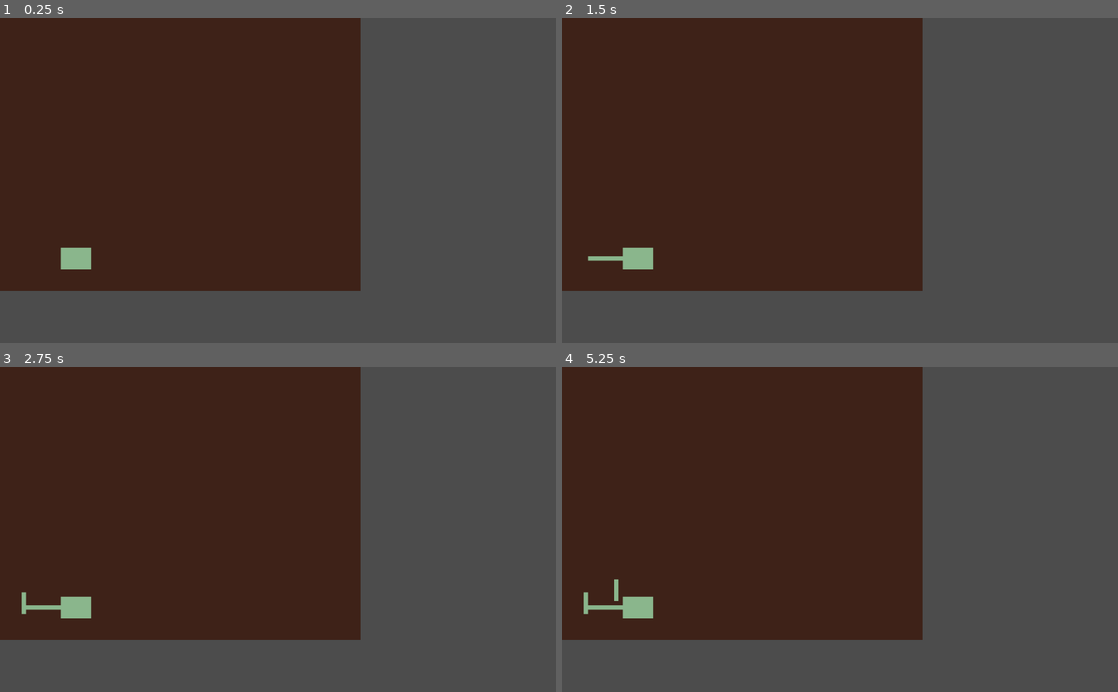
Above: before the commit, frames 1-4 (two rows, left to right).
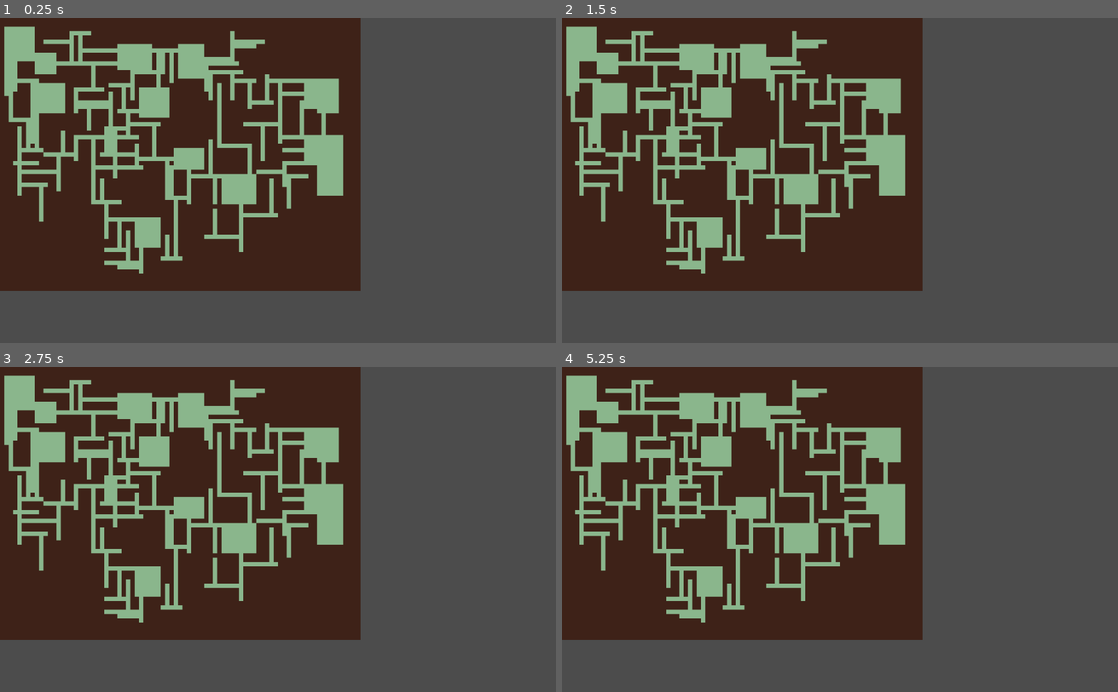
Above: after the commit, the same moments.

Repository: AnaNymus/roguelike
Game: Godot game, scene res://scenes/map_generator.tscn
Two runs of this game, one before a commit and one after it. Both use one fixed random seed, a clock stepped at 60 frames per second and the inputs below. This scene is started directly instead of the project's main scene.
Inputs:
- Up to frame 1 (0.25 s): no input
- Up to frame 2 (1.5 s): tap Enter at 0.5 s; hold Right (ui_right) 0.53-1.28 s; hold Space (ui_select) 0.53-1.28 s; hold Down (ui_down) from 1.28 s (still down); tap Space (ui_select) at 1.35 s
- Up to frame 3 (2.75 s): tap Space (ui_select) at 1.52, 1.82 s; tap Enter at 2 s; release Down (ui_down) at 2.03 s; hold Right (ui_right) from 2.03 s (still down); hold Space (ui_select) from 2.03 s (still down)
- Up to frame 4 (5.25 s): release Right (ui_right) at 2.78 s; release Space (ui_select) at 2.78 s; hold Up (ui_up) 2.78-3.53 s; tap Space (ui_select) at 2.85, 3.02, 3.32, 4.35, 4.52, 4.82 s; tap Enter at 3.5 s; hold Space (ui_select) 3.53-4.28 s; hold Left (ui_left) 3.53-5.03 s; hold Down (ui_down) from 5.03 s (still down); hold Space (ui_select) from 5.03 s (still down)

The runs differ from the first frame. In frame 1, 15% of the frame differs, in the area x 0-62%, y 2-79%; in frame 2, 15%; in frame 3, 15%; in frame 4, 15%.

Commit message:
basic map generator works now

Diff:
--- a/scripts/map_generator.gd
+++ b/scripts/map_generator.gd
@@ -4,27 +4,18 @@
 const SOUTH = 1
 const EAST = 2
 const WEST = 3
-# Declare member variables here. Examples:
-# var a = 2
-# var b = "text"
+
 var map
 
-
-
 var params
-## example feature dict
-#var feat = {
-#	"type": "corridor_NS",
-#	"topleft": Vector2(4, 3),
-#	"bottomright": Vector2(4, 7)
-#	}
-
+
+#var f
 
 # Called when the node enters the scene tree for the first time.
 func _ready():
 	randomize()
 	map = self.get_node("TileMap")
-	generate_map(Vector2(80, 60), 1, 4, 8)
+	generate_map(Vector2(80, 60), 3, 4, 8)
 
 
 # generate map of size sz
@@ -32,15 +23,13 @@
 # mindim minD
 # maxdim maxD
 func generate_map(sz, c, minD, maxD):
-	var p = {
-		"mapsize": sz,
+	params = {
+		"mapsize": sz - Vector2(1, 1),
 		"connectivity": c,
 		"minDim": minD,
 		"maxDim": maxD
 		}
 
-	params = p
-
 	for x in range(sz.x):
 		for y in range(sz.y):
 			map.set_cellv(Vector2(x, y), 1)
@@ -52,41 +41,39 @@
 
 
 	# this is the position of the top left corner
-	var x_pos = (randi()%(int(sz.x - x_sz)))
-	var y_pos = (randi()%(int(sz.y - y_sz)))
-	print(str(x_pos) + " " + str(y_pos))
-
+	#var x_pos = (randi()%(int(sz.x - x_sz)))
+	#var y_pos = (randi()%(int(sz.y - y_sz)))
+	var x_pos = int(sz.x/2)
+	var y_pos = int(sz.y/2)
 
 	var feat = {
 		"type": "room",
-		"topleft": Vector2(x_pos, y_pos),
-		"bottomright": Vector2(x_pos + x_sz, y_pos + y_sz)
+		"top": y_pos,
+		"bottom": y_pos + y_sz,
+		"left": x_pos,
+		"right": x_pos + x_sz
 	}
 
-	print(feat)
-
 	draw_feature(feat)
 
-	propagate(feat, p)
-
-
+	var f = propagate(feat)
+
+	print(get_percent_open())
 
 # feat is feature
 # params is dict of sz, c, minD, maxD
-func propagate(feat, params):
+func propagate(feat):
 	# repeat to the degree of connectivity
-	var cont = true
-	while cont:
-	#for i in range(params["connectivity"]):
-		yield(get_tree().create_timer(1.0), "timeout")
+	#var cont = true
+	#while cont:
+	for i in range(params["connectivity"]):
+		#yield(get_tree().create_timer(0.2), "timeout")
 
 		# pick a wall
 		var face
 
 		var newFeat = {
-			"type":"none",
-			"topleft": Vector2(0, 0),
-			"bottomright":Vector2(0, 0)
+			"type":"none"
 			}
 
 		if feat["type"] == "room":
@@ -103,42 +90,55 @@
 
 				#place it on the side of the old feature
 				if face == NORTH:
-					var top = feat["topleft"].y - 1 - size.y
-					var bottom = feat["topleft"].y - 1
-
-					var left = randi()%(int(feat["bottomright"].x - (feat["topleft"].x - size.x + 1))) + feat["topleft"].x - size.x + 1
+					var top = feat["top"] - 1 - size.y
+					var bottom = feat["top"] - 1
+
+					var left = randi()%(int(feat["right"] - (feat["left"] - size.x + 1))) + feat["left"] - size.x + 1
 					var right = left + size.x
 
-					newFeat["topleft"] = Vector2(left, top)
-					newFeat["bottomright"] = Vector2(right, bottom)
+					newFeat["top"] = top
+					newFeat["bottom"] = bottom
+
+					newFeat["left"] = left
+					newFeat["right"] = right
+
 				elif face == SOUTH:
-					var top = feat["bottomright"].y + 1
-					var bottom = feat["bottomright"].y + 1 + size.y
-
-					var left = randi()%(int(feat["bottomright"].x - (feat["topleft"].x - size.x + 1))) + feat["topleft"].x - size.x + 1
+					var top = feat["bottom"] + 1
+					var bottom = feat["bottom"] + 1 + size.y
+
+					var left = randi()%(int(feat["right"] - (feat["left"] - size.x + 1))) + feat["left"] - size.x + 1
 					var right = left + size.x
 
-					newFeat["topleft"] = Vector2(left, top)
-					newFeat["bottomright"] = Vector2(right, bottom)
+					newFeat["top"] = top
+					newFeat["bottom"] = bottom
+
+					newFeat["left"] = left
+					newFeat["right"] = right
 				elif face == EAST:
-					var top = randi()%(int(feat["bottomright"].y - (feat["topleft"].y - size.y + 1))) + feat["topleft"].y - size.y + 1
+					var top = randi()%(int(feat["bottom"] - (feat["top"] - size.y + 1))) + feat["top"] - size.y + 1
 					var bottom = top + size.y
 
-					var left = feat["bottomright"].x + 1
+					var left = feat["right"] + 1
 					var right = left + size.x
 
-					newFeat["topleft"] = Vector2(left, top)
-					newFeat["bottomright"] = Vector2(right, bottom)
+					newFeat["top"] = top
+					newFeat["bottom"] = bottom
+
+					newFeat["left"] = left
+					newFeat["right"] = right
+
 				elif face == WEST:
-					var top = randi()%(int(feat["bottomright"].y - (feat["topleft"].y - size.y + 1))) + feat["topleft"].y - size.y + 1
+					var top = randi()%(int(feat["bottom"] - (feat["top"] - size.y + 1))) + feat["top"] - size.y + 1
 					var bottom = top + size.y
 
-					var right = feat["topleft"].x - 1
+					var right = feat["left"] - 1
 					var left = right - size.x
 
-					newFeat["topleft"] = Vector2(left, top)
-					newFeat["bottomright"] = Vector2(right, bottom)
-
+					newFeat["top"] = top
+					newFeat["bottom"] = bottom
+
+					newFeat["left"] = left
+					newFeat["right"] = right
 
 
 			else: # make new feat a corridor
@@ -147,21 +147,28 @@
 
 					var length = randi()%(params["maxDim"]-params["minDim"]) + params["minDim"]
 
-					var left = randi()%(int(feat["bottomright"].x - feat["topleft"].x)) + feat["topleft"].x
+					var left = randi()%(int(feat["right"] - feat["left"])) + feat["left"]
 
 					if face == NORTH:
-						var top = feat["topleft"].y-1-length
-						var bottom = feat["topleft"].y - 1
-
-						newFeat["topleft"] = Vector2(left, top)
-						newFeat["bottomright"] = Vector2(left, bottom)
+						var top = feat["top"]-1-length
+						var bottom = feat["top"] - 1
+
+						newFeat["top"] = top
+						newFeat["bottom"] = bottom
+
+						newFeat["left"] = left
+						newFeat["right"] = left
+
 
 					elif face == SOUTH:
-						var top = feat["bottomright"].y+1
-						var bottom = feat["bottomright"].y+1+length
-
-						newFeat["topleft"] = Vector2(left, top)
-						newFeat["bottomright"] = Vector2(left, bottom)
+						var top = feat["bottom"]+1
+						var bottom = feat["bottom"]+1+length
+
+						newFeat["top"] = top
+						newFeat["bottom"] = bottom
+
+						newFeat["left"] = left
+						newFeat["right"] = left
 
 
 				else:
@@ -169,20 +176,28 @@
 
 					var length = randi()%(params["maxDim"]-params["minDim"]) + params["minDim"]
 
-					var top = randi()%(int(feat["bottomright"].y-feat["topleft"].y)) + feat["topleft"].y
+					var top = randi()%(int(feat["bottom"]-feat["top"])) + feat["top"]
 
 					if face == EAST:
-						var left = feat["bottomright"].x + 1
-						var right = feat["bottomright"].x + 1 + length
-
-						newFeat["topleft"] = Vector2(left, top)
-						newFeat["bottomright"] = Vector2(right, top)
+						var left = feat["right"] + 1
+						var right = feat["right"] + 1 + length
+
+						newFeat["top"] = top
+						newFeat["bottom"] = top
+
+						newFeat["left"] = left
+						newFeat["right"] = right
+
 					elif face == WEST:
-						var left = feat["topleft"].x - 1 - length
-						var right = feat["topleft"].x - 1
-
-						newFeat["topleft"] = Vector2(left, top)
-						newFeat["bottomright"] = Vector2(right, top)
+						var left = feat["left"] - 1 - length
+						var right = feat["left"] - 1
+
+						newFeat["top"] = top
+						newFeat["bottom"] = top
+
+						newFeat["left"] = left
+						newFeat["right"] = right
+
 
 
 
@@ -198,30 +213,41 @@
 
 					if randi()%4 == 1:
 						newFeat["type"] = "corridor_NS"
-						newFeat["topleft"] = Vector2(feat["topleft"].x, feat["topleft"].y - 1 - length)
-						newFeat["bottomright"] = Vector2(feat["topleft"].x, feat["topleft"].y - 1)
+
+						newFeat["top"] = feat["top"] - 1 - length
+						newFeat["bottom"] = feat["top"] - 1
+
+						newFeat["left"] = feat["left"]
+						newFeat["right"] = feat["left"]
+
+
 					else:
 						newFeat["type"] = "corridor_EW"
 
-						var left = feat["topleft"].x - randi()%(length)
-
-						newFeat["topleft"] = Vector2(left, feat["topleft"].y - 1)
-						newFeat["bottomright"] = Vector2(left + length, feat["topleft"].y - 1)
-
+						var left = feat["left"] - randi()%(length)
+
+						newFeat["top"] = feat["top"] - 1
+						newFeat["bottom"] = feat["top"] - 1
+
+						newFeat["left"] = left
+						newFeat["right"] = left + length
 
 				else: # room
 					newFeat["type"] = "room"
 
 					var size = Vector2(((randi()%(params["maxDim"]-params["minDim"])) + params["minDim"]), ((randi()%(params["maxDim"]-params["minDim"])) + params["minDim"]))
 
-					var left = feat["topleft"].x - randi()%int(size.x)
+					var left = feat["left"] - randi()%int(size.x)
 					var right = left + size.x
 
-					var bottom = feat["topleft"].y - 1
+					var bottom = feat["top"] - 1
 					var top = bottom - size.y
 
-					newFeat["topleft"] = Vector2(left, top)
-					newFeat["bottomright"] = Vector2(right, bottom)
+					newFeat["top"] = top
+					newFeat["bottom"] = bottom
+
+					newFeat["left"] = left
+					newFeat["right"] = right
 
 
 			elif face == SOUTH:
@@ -232,15 +258,24 @@
 
 					if randi()%4 == 1:
 						newFeat["type"] = "corridor_NS"
-						newFeat["topleft"] = Vector2(feat["topleft"].x, feat["bottomright"].y + 1)
-						newFeat["bottomright"] = Vector2(feat["topleft"].x, feat["bottomright"].y + 1 + length)
+
+						newFeat["top"] = feat["bottom"] + 1
+						newFeat["bottom"] = feat["bottom"] + 1 + length
+
+						newFeat["left"] = feat["left"]
+						newFeat["right"] = feat["left"]
+
 					else:
 						newFeat["type"] = "corridor_EW"
 
-						var left = feat["topleft"].x - randi()%(length)
-
-						newFeat["topleft"] = Vector2(left, feat["topleft"].y + 1)
-						newFeat["bottomright"] = Vector2(left + length, feat["topleft"].y + 1 + length)
+						var left = feat["left"] - randi()%(length)
+
+						newFeat["top"] = feat["bottom"] + 1
+						newFeat["bottom"] = feat["bottom"] + 1
+
+						newFeat["left"] = left
+						newFeat["right"] = left + length
+
 
 
 				else: # room
@@ -248,14 +283,17 @@
 
 					var size = Vector2(((randi()%(params["maxDim"]-params["minDim"])) + params["minDim"]), ((randi()%(params["maxDim"]-params["minDim"])) + params["minDim"]))
 
-					var left = feat["topleft"].x - randi()%int(size.x)
+					var left = feat["left"] - randi()%int(size.x)
 					var right = left + size.x
 
-					var bottom = feat["topleft"].y + 1 + size.y
-					var top = feat["topleft"].y + 1
-
-					newFeat["topleft"] = Vector2(left, top)
-					newFeat["bottomright"] = Vector2(right, bottom)
+					var bottom = feat["top"] + 1 + size.y
+					var top = feat["top"] + 1
+
+					newFeat["top"] = top
+					newFeat["bottom"] = bottom
+
+					newFeat["left"] = left
+					newFeat["right"] = right
 			elif face == EAST:
 				## TODO: something is wrong with this
 
@@ -263,14 +301,17 @@
 				newFeat["type"] = "corridor_EW"
 				var length = randi()%(params["maxDim"]-params["minDim"]) + params["minDim"]
 
-				var left = feat["topleft"].x + 1
+				var left = feat["left"] + 1
 				var right = left + length
 
-				var top = randi()%(int(feat["bottomright"].y - feat["topleft"].y)) + feat["topleft"].y
+				var top = randi()%(int(feat["bottom"] - feat["top"])) + feat["top"]
 				var bottom = top
 
-				newFeat["topleft"] = Vector2(left, top)
-				newFeat["bottomright"] = Vector2(right, bottom)
+				newFeat["top"] = top
+				newFeat["bottom"] = bottom
+
+				newFeat["left"] = left
+				newFeat["right"] = right
 
 			elif face == WEST:
 				## TODO: something is wrong with this
@@ -279,14 +320,17 @@
 				newFeat["type"] = "corridor_EW"
 				var length = randi()%(params["maxDim"]-params["minDim"]) + params["minDim"]
 
-				var right = feat["topleft"].x - 1
-				var left = right + length
-
-				var top = randi()%(int(feat["bottomright"].y - feat["topleft"].y)) + feat["topleft"].y
+				var right = feat["left"] - 1
+				var left = right - length
+
+				var top = randi()%(int(feat["bottom"] - feat["top"])) + feat["top"]
 				var bottom = top
 
-				newFeat["topleft"] = Vector2(left, top)
-				newFeat["bottomright"] = Vector2(right, bottom)
+				newFeat["top"] = top
+				newFeat["bottom"] = bottom
+
+				newFeat["left"] = left
+				newFeat["right"] = right
 
 		elif feat["type"] == "corridor_EW":
 			face = randi()%4
@@ -296,25 +340,32 @@
 				newFeat["type"] = "corridor_NS"
 				var length = randi()%(params["maxDim"]-params["minDim"]) + params["minDim"]
 
-				var bottom = feat["topleft"].y-1
+				var bottom = feat["top"]-1
 				var top = bottom - length
 
-				var left = randi()%(int(feat["bottomright"].x - feat["topleft"].x)) + feat["topleft"].x
-
-				newFeat["topleft"] = Vector2(left, top)
-				newFeat["bottomright"] = Vector2(left, bottom)
+				var left = randi()%(int(feat["right"] - feat["left"])) + feat["left"]
+
+				newFeat["top"] = top
+				newFeat["bottom"] = bottom
+
+				newFeat["left"] = left
+				newFeat["right"] = left
 
 			elif face == SOUTH:
 				newFeat["type"] = "corridor_NS"
 				var length = randi()%(params["maxDim"]-params["minDim"]) + params["minDim"]
 
-				var top = feat["topleft"].y + 1
+				var top = feat["top"] + 1
 				var bottom = top + length
 
-				var left = randi()%(int(feat["bottomright"].x - feat["topleft"].x)) + feat["topleft"].x
-
-				newFeat["topleft"] = Vector2(left, top)
-				newFeat["bottomright"] = Vector2(left, bottom)
+				var left = randi()%(int(feat["right"] - feat["left"])) + feat["left"]
+
+				newFeat["top"] = top
+				newFeat["bottom"] = bottom
+
+				newFeat["left"] = left
+				newFeat["right"] = left
+
 
 			elif face == EAST:
 				# let's say that there's a 75% chance of a room ending a corridor
@@ -324,14 +375,24 @@
 
 					if randi()%4 == 1:
 						newFeat["type"] = "corridor_EW"
-						newFeat["topleft"] = Vector2(feat["topleft"].x + 1, feat["topleft"].y)
-						newFeat["bottomright"] = Vector2(feat["topleft"].x + 1 + length, feat["topleft"].y)
+
+						newFeat["top"] = feat["top"]
+						newFeat["bottom"] = feat["top"]
+
+						newFeat["left"] = feat["left"] + 1
+						newFeat["right"] = feat["left"] + 1 + length
+
 					else:
 						newFeat["type"] = "corridor_NS"
 
-						var top = feat["topleft"].y - randi()%length
-						newFeat["topleft"] = Vector2(feat["topleft"].x + 1, top)
-						newFeat["bottomright"] = Vector2(feat["topleft"].x + 1, top + length)
+						var top = feat["top"] - randi()%length
+
+						newFeat["top"] = top
+						newFeat["bottom"] = top + length
+
+						newFeat["left"] = feat["left"] + 1
+						newFeat["right"] = feat["left"] + 1
+
 
 
 				else: # room
@@ -339,14 +400,16 @@
 
 					var size = Vector2(((randi()%(params["maxDim"]-params["minDim"])) + params["minDim"]), ((randi()%(params["maxDim"]-params["minDim"])) + params["minDim"]))
 
-					var left = feat["bottomright"].x + 1
+					var left = feat["right"] + 1
 					var right = left + size.x
 
-					var top = feat["topleft"].y - randi()%int(size.y)
+					var top = feat["top"] - randi()%int(size.y)
 					var bottom = top + size.y
-
-					newFeat["topleft"] = Vector2(left, top)
-					newFeat["bottomright"] = Vector2(right, bottom)
+					newFeat["top"] = top
+					newFeat["bottom"] = bottom
+
+					newFeat["left"] = left
+					newFeat["right"] = right
 			elif face == WEST:
 				# let's say that there's a 75% chance of a room ending a corridor
 				# otherwise, it's another corridor
@@ -355,14 +418,23 @@
 
 					if randi()%4 == 1:
 						newFeat["type"] = "corridor_EW"
-						newFeat["topleft"] = Vector2(feat["topleft"].x - 1 - length, feat["topleft"].y)
-						newFeat["bottomright"] = Vector2(feat["topleft"].x - 1 - length, feat["topleft"].y)
+
+						newFeat["top"] = feat["top"]
+						newFeat["bottom"] = feat["top"]
+
+						newFeat["left"] = feat["left"] - 1 - length
+						newFeat["right"] = feat["left"] - 1
+
 					else:
 						newFeat["type"] = "corridor_NS"
 
-						var top = feat["topleft"].y - randi()%length
-						newFeat["topleft"] = Vector2(feat["topleft"].x - 1, top)
-						newFeat["bottomright"] = Vector2(feat["topleft"].x - 1, top + length)
+						var top = feat["top"] - randi()%length
+
+						newFeat["top"] = top
+						newFeat["bottom"] = top + length
+
+						newFeat["left"] = feat["left"] - 1
+						newFeat["right"] = feat["left"] - 1
 
 
 				else: # room
@@ -370,49 +442,64 @@
 
 					var size = Vector2(((randi()%(params["maxDim"]-params["minDim"])) + params["minDim"]), ((randi()%(params["maxDim"]-params["minDim"])) + params["minDim"]))
 
-					var right = feat["bottomright"].x - 1
+					var right = feat["right"] - 1
 					var left = right - size.x
 
-					var top = feat["topleft"].y - randi()%int(size.y)
+					var top = feat["top"] - randi()%int(size.y)
 					var bottom = top + size.y
 
-					newFeat["topleft"] = Vector2(left, top)
-					newFeat["bottomright"] = Vector2(right, bottom)
+					newFeat["top"] = top
+					newFeat["bottom"] = bottom
+
+					newFeat["left"] = left
+					newFeat["right"] = right
 
 		# now we have a new feature described
 		# we need to check that it will fit into the described space
 		# TODO: we could, to increase connectivity, allow a small percentage of overlaps
 		# to still be drawn. tbd
 		if check_overlap(newFeat):
-			print("feature accepted!")
-			print(newFeat)
 			draw_feature(newFeat)
-			cont = false
-			var t = propagate(newFeat, params)
+			#cont = false
+			#return newFeat
+			var t = propagate(newFeat)
+	return true
 
 
 # checks the area feat will occupy,
 # returns true if it is all wall
 # returns false if there are already features in it
 func check_overlap(feat):
-	if feat["topleft"].x < 0 or feat["topleft"].y < 0 or feat["bottomright"].x >= params["mapsize"].x or feat["bottomright"].y >= params["mapsize"].y:
+	if feat["left"] < 0 or feat["top"] < 0 or feat["right"] >= params["mapsize"].x or feat["bottom"] >= params["mapsize"].y:
 		return false
 
 
-	for x in range(feat["topleft"].x, feat["bottomright"].x + 1):
-		for y in range(feat["topleft"].y, feat["bottomright"].y + 1):
+	for x in range(feat["left"], feat["right"] + 1):
+		for y in range(feat["top"], feat["bottom"] + 1):
 			if map.get_cellv(Vector2(x, y)) == 0:
 				return false
 	return true
 
 #draws the given feature to the map
 func draw_feature(feat):
-	for x in range(feat["topleft"].x, feat["bottomright"].x + 1):
-		for y in range(feat["topleft"].y, feat["bottomright"].y + 1):
+	for x in range(feat["left"], feat["right"] + 1):
+		for y in range(feat["top"], feat["bottom"] + 1):
 			map.set_cellv(Vector2(x, y), 0)
 
 
 
+# returns the percentage of tiles that are open squares
+func get_percent_open():
+	var sum = 0
+
+	for x in range(params["mapsize"].x):
+		for y in range(params["mapsize"].y):
+			if map.get_cellv(Vector2(x, y)) == 0:
+				sum = sum + 1
+
+	return sum/(params["mapsize"].x * params["mapsize"].y)
+
 # Called every frame. 'delta' is the elapsed time since the previous frame.
-#func _process(delta):
-#	pass
+func _process(delta):
+	if Input.is_action_just_pressed("ui_select"):
+		print(get_percent_open())
